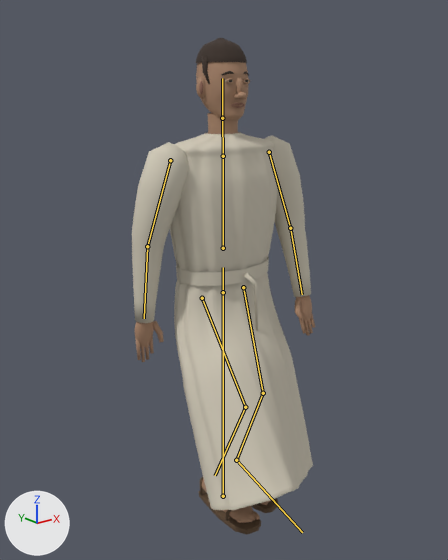
Two versions of the glTF model public/models/temple-singer.glb, one commit apart.
The view is the same before and after, from a camera (50 mm lens) standing at (-1.282, -1.606, 1.522) and looking at (-0.028, -0.038, 0.895). The axes (+X, +Y, +Z) are drawn at lower left. The lights are the same throughout. The picture after the commit comes second. Both versions are drawn at frame 20 of the action 'Walk'; the numbers are the values there. The bones that change, and the others that lie on the model, are drawn over the model as lines.

Names of what the first picture shows: 'hair-surface.010', 'iris-surface.010', 'leather-surface.009', 'linen-garment-cloth-surface.001', 'lip-surface.010', 'skin-surface.010'.
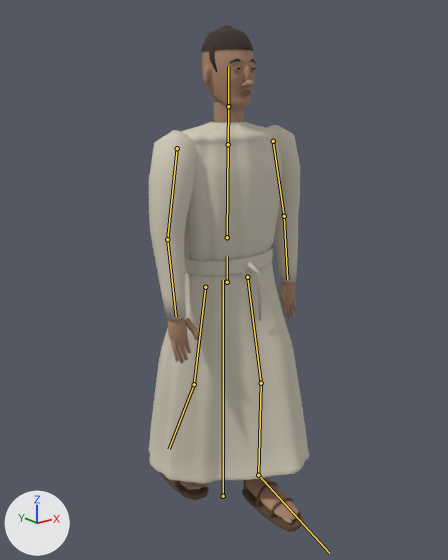
The change, as a diff of the scene's bpy script:
```diff
--- a/public/models/temple-singer.glb.py
+++ b/public/models/temple-singer.glb.py
@@ bone_hips @@
 bone_hips = bpy.data.objects['resident-rig.011'].pose.bones['hips']  # child of 'root'
-bone_hips.location = (0.0, -0.047, 0.0)
-bone_hips.rotation_quaternion = (1.0, 0.0, 0.0, 0.0)  # degrees (0, 0, 0)
+bone_hips.location = (0.017, -0.011, 0.0)
+bone_hips.rotation_quaternion = (1.0, 0.003, -0.016, 0.006)  # degrees (0, -2, 1)
@@ bone_spine @@
 bone_spine = bpy.data.objects['resident-rig.011'].pose.bones['spine']  # child of 'hips'
-bone_spine.rotation_quaternion = (1.0, -0.003, 0.0, 0.0)  # degrees (0, 0, 0)
+bone_spine.rotation_quaternion = (0.999, 0.006, 0.03, -0.006)  # degrees (1, 3, -1)
@@ bone_arml @@
 bone_arml = bpy.data.objects['resident-rig.011'].pose.bones['armL']  # child of 'spine'
-bone_arml.rotation_quaternion = (0.996, 0.086, 0.0, 0.0)  # degrees (10, 0, 0)
+bone_arml.rotation_quaternion = (-0.999, 0.036, -0.016, -0.01)  # degrees (-4, 2, 1)
@@ bone_armr @@
 bone_armr = bpy.data.objects['resident-rig.011'].pose.bones['armR']  # child of 'spine'
-bone_armr.rotation_quaternion = (0.996, -0.086, 0.0, 0.0)  # degrees (-10, 0, 0)
+bone_armr.rotation_quaternion = (1.0, 0.019, 0.012, 0.005)  # degrees (2, 1, 1)
@@ bone_thighl @@
 bone_thighl = bpy.data.objects['resident-rig.011'].pose.bones['thighL']  # child of 'hips'
-bone_thighl.rotation_quaternion = (-0.949, 0.316, 0.0, -0.001)  # degrees (-37, 0, 0)
+bone_thighl.rotation_quaternion = (-0.997, -0.074, 0.016, -0.016)  # degrees (8, -2, 2)
@@ bone_shinl @@
 bone_shinl = bpy.data.objects['resident-rig.011'].pose.bones['shinL']  # child of 'thighL'
-bone_shinl.rotation_quaternion = (0.857, 0.515, 0.002, 0.003)  # degrees (62, 0, 0)
+bone_shinl.rotation_quaternion = (0.989, 0.145, -0.002, 0.003)  # degrees (17, 0, 0)
@@ bone_thighr @@
 bone_thighr = bpy.data.objects['resident-rig.011'].pose.bones['thighR']  # child of 'hips'
-bone_thighr.rotation_quaternion = (0.989, -0.148, 0.0, 0.001)  # degrees (-17, 0, 0)
+bone_thighr.rotation_quaternion = (-0.993, 0.118, 0.017, -0.016)  # degrees (-14, -2, 2)
@@ bone_shinr @@
 bone_shinr = bpy.data.objects['resident-rig.011'].pose.bones['shinR']  # child of 'thighR'
-bone_shinr.rotation_quaternion = (0.94, 0.34, -0.001, -0.003)  # degrees (40, 0, 0)
+bone_shinr.rotation_quaternion = (0.994, 0.111, -0.002, -0.004)  # degrees (13, 0, 0)
@@ bone_footr @@
 bone_footr = bpy.data.objects['resident-rig.011'].pose.bones['footR']  # child of 'shinR'
-bone_footr.rotation_quaternion = (0.98, -0.197, -0.002, 0.001)  # degrees (-23, 0, 0)
+bone_footr.rotation_quaternion = (1.0, 0.004, 0.009, -0.003)  # degrees (0, 1, 0)
```

Where the change shows, as pixel boxes (x1, y1, x2, y2) in the pictures (448 x 560 px):
'linen-garment-cloth-surface.001', posed (12% narrower)
    before: (132, 132, 313, 510)
    after: (149, 121, 309, 484)
'skin-surface.010', posed
    before: (135, 62, 315, 523)
    after: (168, 49, 299, 523)
'leather-surface.009', posed
    before: (199, 476, 278, 535)
    after: (159, 472, 303, 532)
'hair-surface.010', posed
    before: (196, 38, 249, 84)
    after: (201, 26, 256, 72)
'lip-surface.010', posed
    before: (199, 81, 246, 108)
    after: (206, 69, 253, 96)
'iris-surface.010', posed
    before: (229, 80, 248, 82)
    after: (237, 67, 255, 70)
bone 'hips', root to tip
    before: (223, 292) to (223, 267)
    after: (227, 282) to (227, 256)
bone 'spine', root to tip
    before: (223, 248) to (223, 156)
    after: (227, 237) to (228, 144)
bone 'armL', root to tip
    before: (170, 160) to (147, 246)
    after: (177, 148) to (167, 239)
bone 'armR', root to tip
    before: (269, 152) to (290, 228)
    after: (273, 141) to (284, 216)
bone 'thighL', root to tip
    before: (202, 298) to (245, 407)
    after: (205, 287) to (194, 384)
bone 'shinL', root to tip
    before: (245, 407) to (215, 475)
    after: (194, 384) to (169, 449)
bone 'thighR', root to tip
    before: (243, 287) to (263, 393)
    after: (247, 277) to (261, 383)
bone 'shinR', root to tip
    before: (263, 393) to (236, 460)
    after: (261, 383) to (258, 475)
bone 'footR', root to tip
    before: (236, 460) to (302, 532)
    after: (258, 475) to (329, 553)
